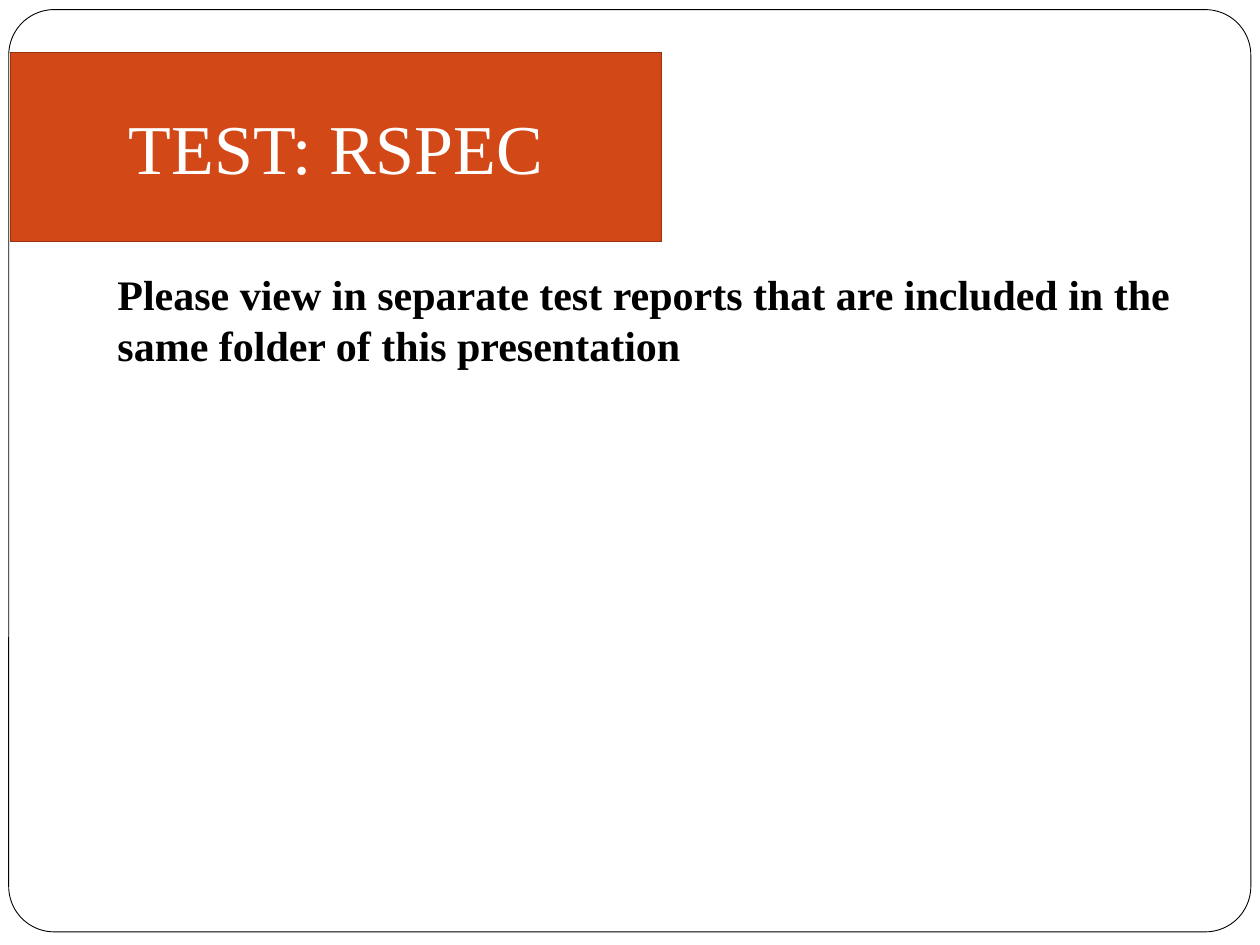
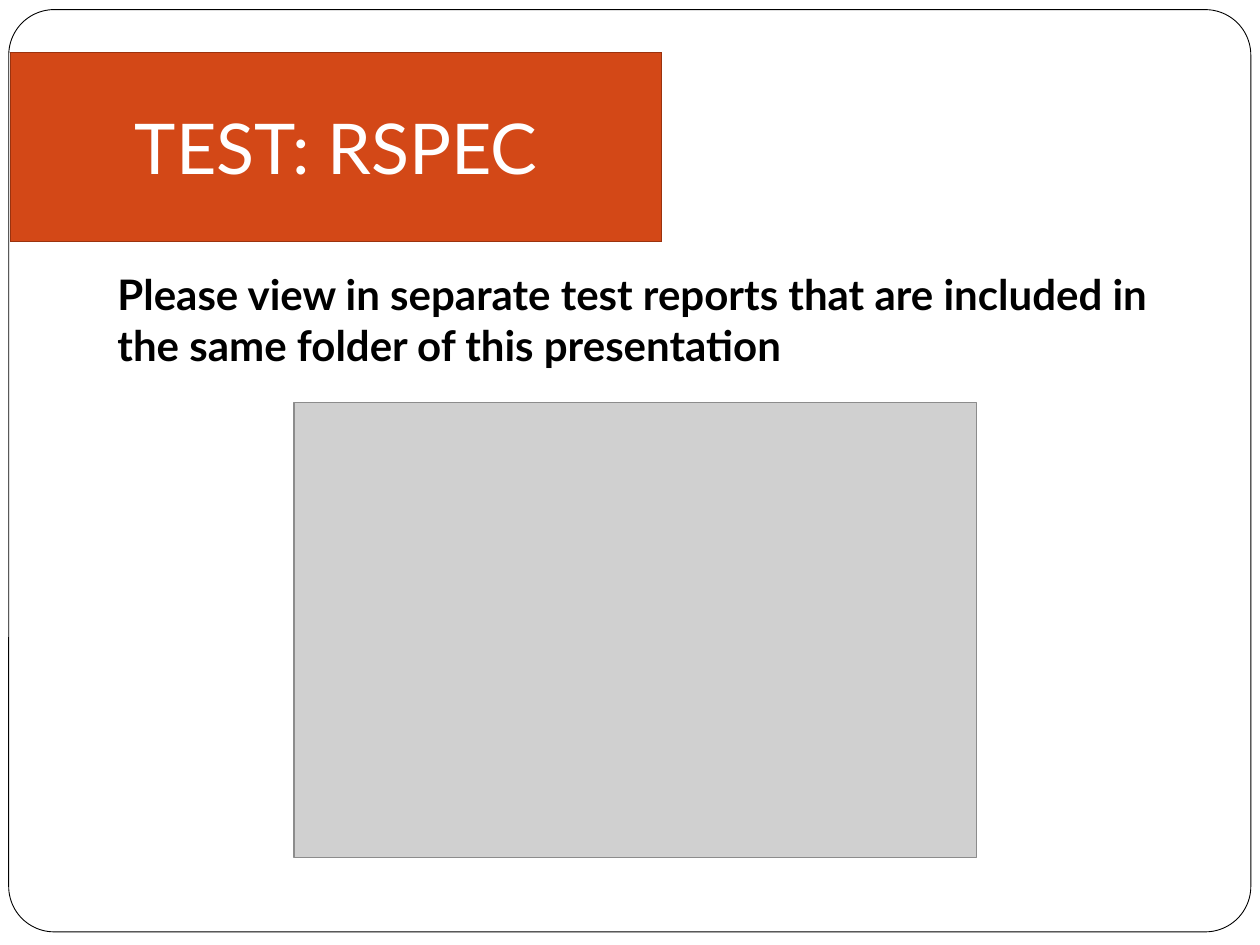
Before and after one commit to zatcsc/group5.k57ca, a slide deck: slide 28 of Final Report/Group5.K57CA.ppt (slide 16 before the commit). Drawn at 1260x945 pixels with LibreOffice and Linux fonts; fonts in the diff are those of the drawing; grey boxes stand for pictures. Boxes give left, top, right and bottom in pixels: in the first picture for what was removed or moved away, otherwise in the second. Text is boxed around its words. In the diff, an @@ line names an element or a change of style, - is before the commit and + after.

```diff
--- a/Final Report/Group5.K57CA.ppt
+++ b/Final Report/Group5.K57CA.ppt
@@ rectangle "TEST: RSPEC" at [10, 53, 662, 242]: font Times New Roman to Lato @@
@@ text "Please view in separate test ..." at [117, 278, 1147, 368]: font Times New Roman to Lato @@
@@ picture added at [294, 402, 976, 857] @@
```
Also in this commit, not shown: 22 other slides changed, 12 slides added.
